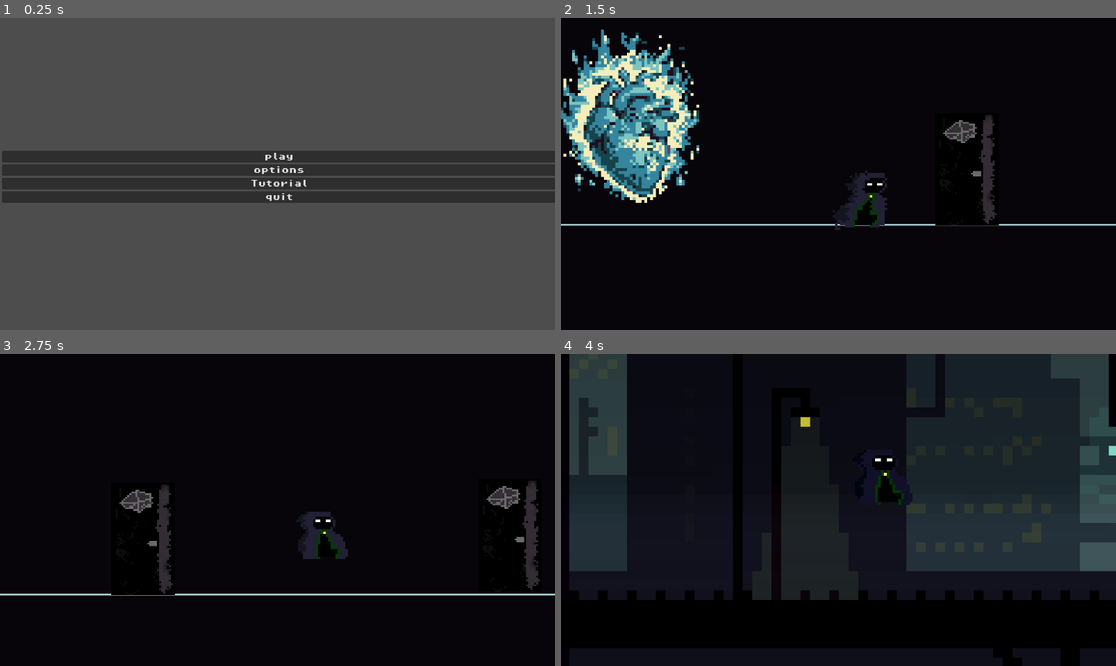
Above: before the commit, frames 1-4 (two rows, left to right).
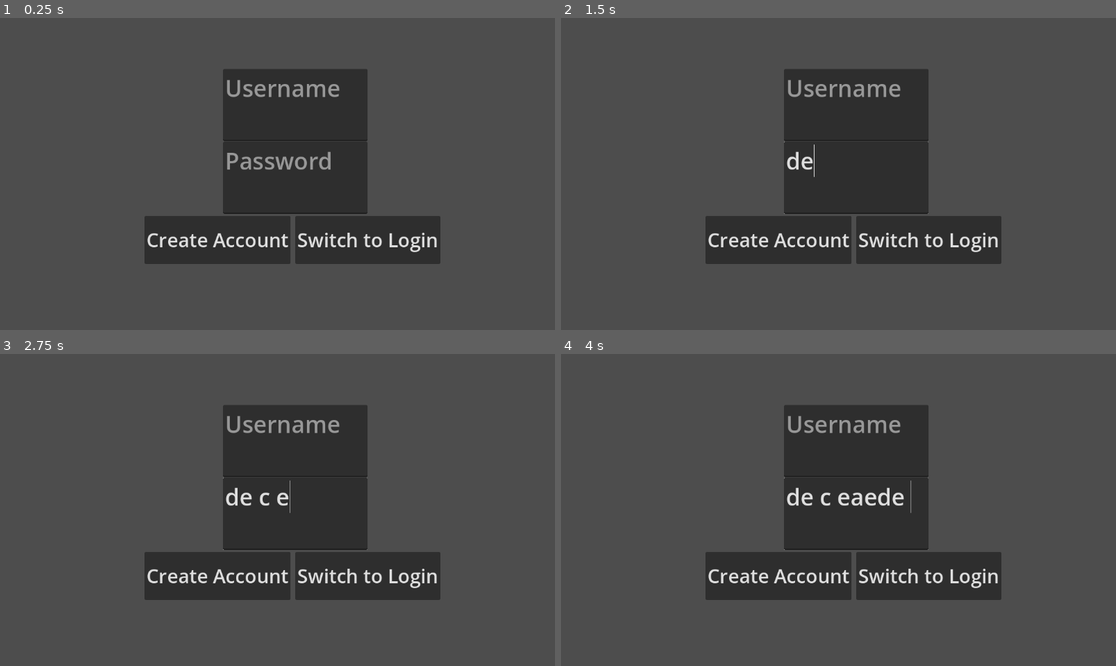
Above: after the commit, the same moments.

Repository: ByteOfWaffle/Godot--first
Game: Godot game, scene res://Scenes/usermenu.tscn
Two runs of this game, one before a commit and one after it. Both use one fixed random seed, a clock stepped at 60 frames per second and the inputs below. Before the commit the project starts from res://Scenes/menu.tscn.
Inputs (mouse positions are in pixels of both pictures, inside the frame that each line leads up to):
- Up to frame 1 (0.25 s): no input
- Up to frame 2 (1.5 s): click (838, 155) at 0.5 s, where only the run before the commit has a clickable "play"; hold D (move_right) from 1.28 s (still down); tap E (use) at 1.35 s
- Up to frame 3 (2.75 s): keep holding D (move_right); tap Space (jump) at 1.52, 2.27 s; tap C (hide) at 2.1 s; tap E (use) at 2.3 s
- Up to frame 4 (4 s): release D (move_right) at 2.78 s; hold A (move_left) 2.78-3.53 s; tap E (use) at 2.85, 3.6 s; hold D (move_right) from 3.53 s (still down); tap Space (jump) at 3.77 s

The runs differ from the first frame. In frame 1, 27% of the frame differs, in the area x 0-100%, y 16-79%; in frame 2, 99%, in the area x 0-100%, y 0-100%; in frame 3, 99%; in frame 4, 92%.

Commit message:
Update b4 test

Diff:
--- a/succsess/magnum-asinum-project/project.godot
+++ b/succsess/magnum-asinum-project/project.godot
@@ -11,7 +11,7 @@
 [application]
 
 config/name="Magnum Asinum Project"
-run/main_scene="res://Scenes/menu.tscn"
+run/main_scene="res://Scenes/usermenu.tscn"
 config/features=PackedStringArray("4.3", "Forward Plus")
 config/icon="res://icon.svg"
 
--- a/succsess/magnum-asinum-project/saveuser.json
+++ /dev/null
@@ -1 +0,0 @@
-{"accounts":{"super":"19b69ddf832c5cb38b32a1ec9f7929facd74a6a4a25a67e83f11ccc1efb9fd29","test":"a665a45920422f9d417e4867efdc4fb8a04a1f3fff1fa07e998e86f7f7a27ae3"}}
